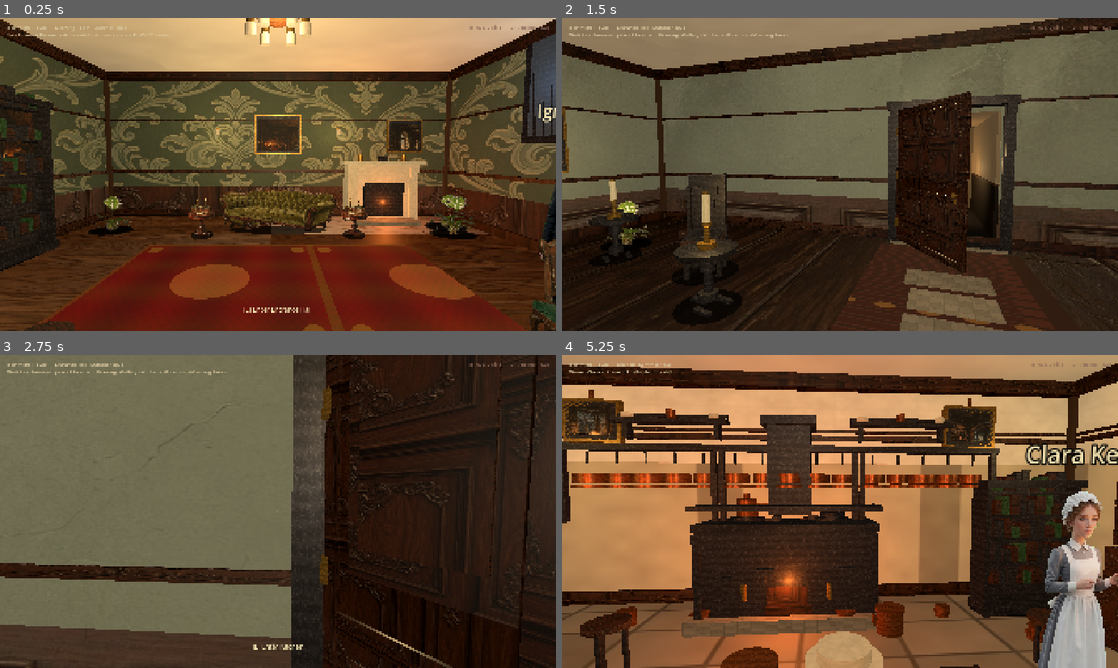
Above: before the commit, frames 1-4 (two rows, left to right).
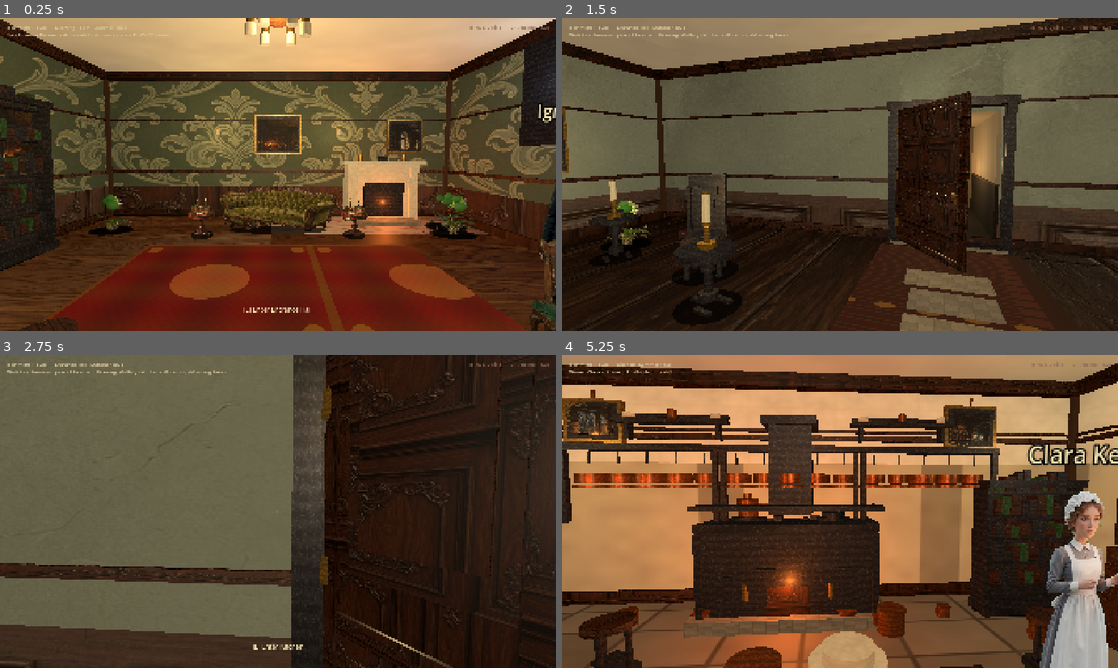
Above: after the commit, the same moments.

Repository: drakewing-eng/aetheric-engine
Game: Godot game, scene res://scenes/fps_main.tscn
Same seed, same stepped clock (60 frames per second), same inputs: the game is played once before the commit and once after it.
Inputs (mouse positions are in pixels of both pictures, inside the frame that each line leads up to):
- Up to frame 1 (0.25 s): no input
- Up to frame 2 (1.5 s): tap Enter at 0.5 s; move the mouse to (867, 174) at 0.52 s; hold E (interact) 0.53-1.28 s; hold W (move_forward) from 0.53 s (still down); click (867, 174) at 0.67 s; move the mouse to (812, 174) at 1.27 s; tap E (interact) at 1.35 s
- Up to frame 3 (2.75 s): keep holding W (move_forward); tap E (interact) at 2 s; move the mouse to (289, 505) at 2.02 s; hold E (interact) from 2.03 s (still down)
- Up to frame 4 (5.25 s): keep holding W (move_forward); move the mouse to (834, 517) at 2.77 s; release E (interact) at 2.78 s; tap E (interact) at 2.85, 4.35 s; click (834, 517) at 2.92 s; move the mouse to (878, 514) at 3.52 s; hold E (interact) 3.53-4.28 s; tap Enter at 4.25 s; move the mouse to (795, 508) at 4.27 s; tap Space at 5 s; move the mouse to (845, 511) at 5.02 s; hold E (interact) from 5.03 s (still down); click (845, 511) at 5.17 s

The runs differ from the first frame. In frame 1, 1.9% of the frame differs, in the area x 3-100%, y 0-100%; in frame 2, 1.9%; in frame 3, less than 0.1%; in frame 4, 7.5%, in the area x 0-100%, y 3-100%.

Commit message:
visual loop 41: plant side canopy volume, richer stools, solid window glass

Diff:
--- a/aetheric-engine-godot/scripts/fps_props.gd
+++ b/aetheric-engine-godot/scripts/fps_props.gd
@@ -772,10 +772,15 @@
 static func _make_stool(_prop: Dictionary) -> Node3D:
 	var root := Node3D.new()
 	root.name = "Stool"
-	_add_cylinder(root, Vector3(0, 0.48, 0), 0.18, 0.05, OAK, true)
+	_add_cylinder(root, Vector3(0, 0.48, 0), 0.2, 0.06, OAK, true, 0.55)
+	_add_cylinder(root, Vector3(0, 0.45, 0), 0.16, 0.03, OAK.darkened(0.1), false, 0.55)
 	for a in [0.0, 120.0, 240.0]:
 		var rad := deg_to_rad(a)
-		_add_cylinder(root, Vector3(cos(rad) * 0.12, 0.24, sin(rad) * 0.12), 0.025, 0.48, MAHOGANY_DARK, true)
+		_add_cylinder(root, Vector3(cos(rad) * 0.13, 0.24, sin(rad) * 0.13), 0.028, 0.48, MAHOGANY_DARK, true)
+		_add_cylinder(root, Vector3(cos(rad) * 0.13, 0.03, sin(rad) * 0.13), 0.035, 0.04, MAHOGANY, true)
+	# Leg stretchers
+	_add_box(root, Vector3(0, 0.15, 0), Vector3(0.22, 0.025, 0.22), MAHOGANY_DARK, false, 0.5)
+	_add_contact_shadow(root, 0.22, 0.22)
 	return root
 
 # ─── Gallery / aetheric ──────────────────────────────────────────────────────
@@ -907,6 +912,13 @@
 			bp["mesh_pot"] = false
 			var root_plant := _make_billboard_prop(bp)
 			_add_contact_shadow(root_plant, pw * 0.45, pw * 0.35)
+			# Soft mesh canopy blobs mid-height only (side volume without second pot)
+			var leaf_h := ph * 0.55
+			var leaf_a := Color(0.22, 0.42, 0.16)
+			var leaf_b := Color(0.16, 0.36, 0.12)
+			_add_sphere_blob(root_plant, Vector3(0.08, leaf_h, 0.06), 0.12 * pw, leaf_a)
+			_add_sphere_blob(root_plant, Vector3(-0.1, leaf_h + 0.08, -0.05), 0.1 * pw, leaf_b)
+			_add_sphere_blob(root_plant, Vector3(0.02, leaf_h + 0.15, 0.02), 0.09 * pw, leaf_a)
 			return root_plant
 	var root := Node3D.new()
 	root.name = "Plant"
@@ -1074,29 +1086,23 @@
 	root.rotation_degrees.y = feat.get("yaw", 0.0)
 	var w: float = feat.get("width", 1.1)
 	var h: float = feat.get("height", 1.85)
-	_add_box(root, Vector3(0, h * 0.5, 0), Vector3(w, h, 0.14), MAHOGANY, true, 0.35)
-	# Mullion
-	_add_box(root, Vector3(0, h * 0.5, 0.04), Vector3(0.04, h - 0.2, 0.03), MAHOGANY_DARK, false, 0.4)
-	_add_box(root, Vector3(0, h * 0.5, 0.04), Vector3(w - 0.2, 0.04, 0.03), MAHOGANY_DARK, false, 0.4)
-	# Glass panes (slightly translucent cool)
-	var glass := MeshInstance3D.new()
-	var gm := BoxMesh.new()
-	gm.size = Vector3(w - 0.22, h - 0.22, 0.02)
-	glass.mesh = gm
-	var gmat := StandardMaterial3D.new()
-	gmat.albedo_color = Color(0.55, 0.68, 0.82, 0.35)
-	gmat.metallic = 0.2
-	gmat.roughness = 0.12
-	gmat.transparency = BaseMaterial3D.TRANSPARENCY_ALPHA
-	gmat.cull_mode = BaseMaterial3D.CULL_DISABLED
-	glass.material_override = gmat
-	glass.position = Vector3(0, h * 0.5, 0.06)
-	root.add_child(glass)
+	_add_box(root, Vector3(0, h * 0.5, 0), Vector3(w + 0.08, h + 0.08, 0.14), MAHOGANY, true, 0.35)
+	# Mullion cross
+	_add_box(root, Vector3(0, h * 0.5, 0.05), Vector3(0.05, h - 0.15, 0.04), MAHOGANY_DARK, false, 0.4)
+	_add_box(root, Vector3(0, h * 0.5, 0.05), Vector3(w - 0.15, 0.05, 0.04), MAHOGANY_DARK, false, 0.4)
+	# Solid cool glass panes (alpha glass often reads black)
+	var gcol := Color(0.62, 0.76, 0.88)
+	_add_box(root, Vector3(-w * 0.22, h * 0.72, 0.04), Vector3(w * 0.38, h * 0.38, 0.02), gcol, false, 0.18)
+	_add_box(root, Vector3(w * 0.22, h * 0.72, 0.04), Vector3(w * 0.38, h * 0.38, 0.02), gcol, false, 0.18)
+	_add_box(root, Vector3(-w * 0.22, h * 0.28, 0.04), Vector3(w * 0.38, h * 0.38, 0.02), gcol, false, 0.18)
+	_add_box(root, Vector3(w * 0.22, h * 0.28, 0.04), Vector3(w * 0.38, h * 0.38, 0.02), gcol, false, 0.18)
+	# Exterior sky plate
+	_add_box(root, Vector3(0, h * 0.5, -0.06), Vector3(w * 0.9, h * 0.9, 0.03), Color(0.52, 0.66, 0.8), false, 0.95)
 	# Cool window fill light
 	var fill := OmniLight3D.new()
 	fill.light_color = Color(0.75, 0.85, 0.95)
-	fill.light_energy = 0.35
-	fill.omni_range = 3.5
+	fill.light_energy = 0.55
+	fill.omni_range = 4.0
 	fill.position = Vector3(0, h * 0.5, 0.4)
 	root.add_child(fill)
 	return root
